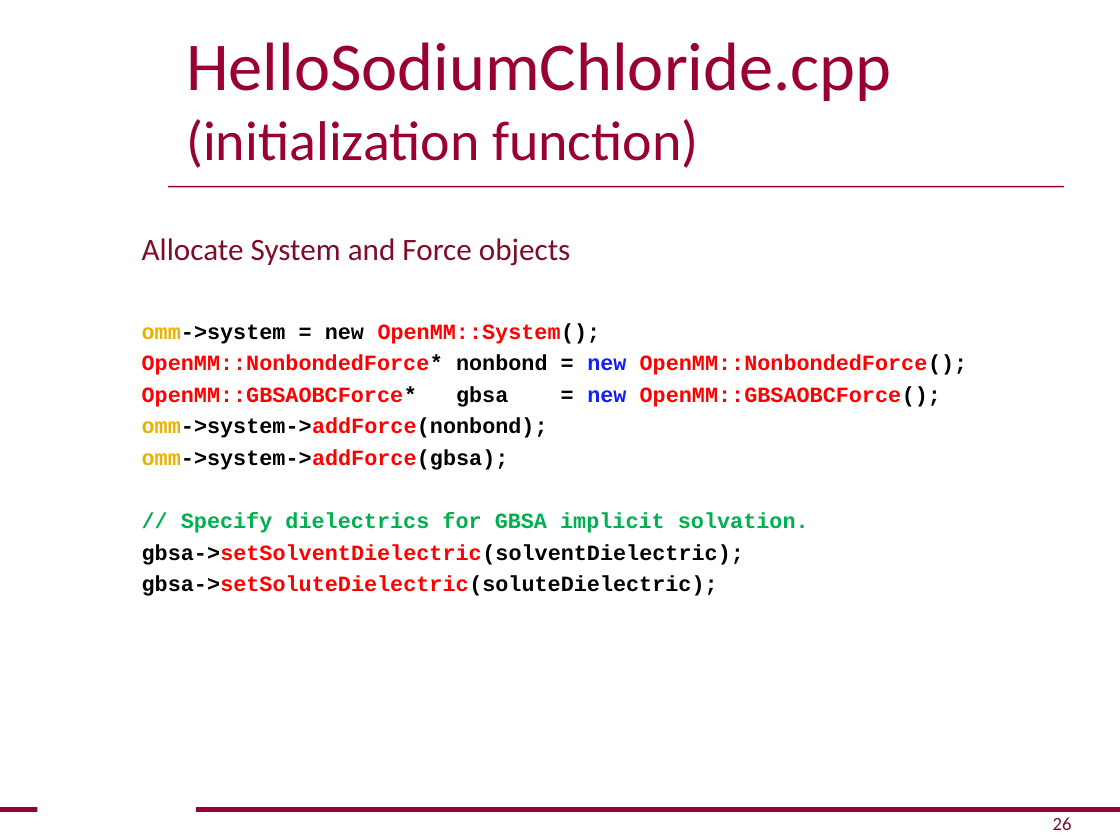
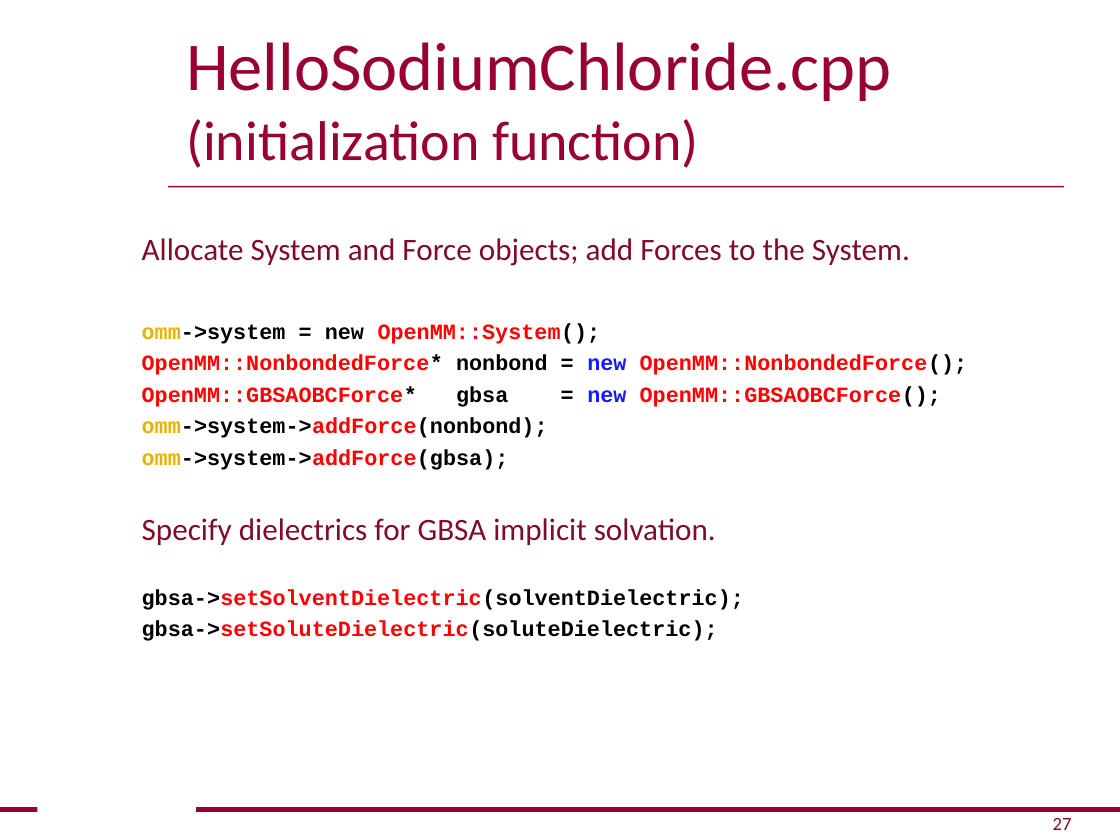
Before and after one commit to openmm/openmm, a slide deck: slide 27 of examples/HelloOpenMM.ppt (slide 26 before the commit). Drawn at 1120x840 pixels with LibreOffice and Linux fonts; fonts in the diff are those of the drawing; background and template pictures are left out. Boxes give left, top, right and bottom in pixels: in the first picture for what was removed or moved away, otherwise in the second. Text is boxed around its words. In the diff, an @@ line names an element or a change of style, - is before the commit and + after.

```diff
--- a/examples/HelloOpenMM.ppt
+++ b/examples/HelloOpenMM.ppt
@@ text at bbox=[142, 238, 910, 266]: text changed @@
-Allocate System and Force objects
+Allocate System and Force objects; add Forces to the System.
@@ text at bbox=[142, 518, 716, 545]: text changed; size 14 to 20 pt; font Courier New to Calibri; text colour #00B050 to #7F0D28; bold off @@
-// Specify dielectrics for GBSA implicit solvation.
+Specify dielectrics for GBSA implicit solvation.
@@ page number at bbox=[1053, 818, 1072, 830]: text changed @@
-26
+27
```
Also in this commit, not shown: 8 other slides changed, 6 slides added, 2 slides removed.
